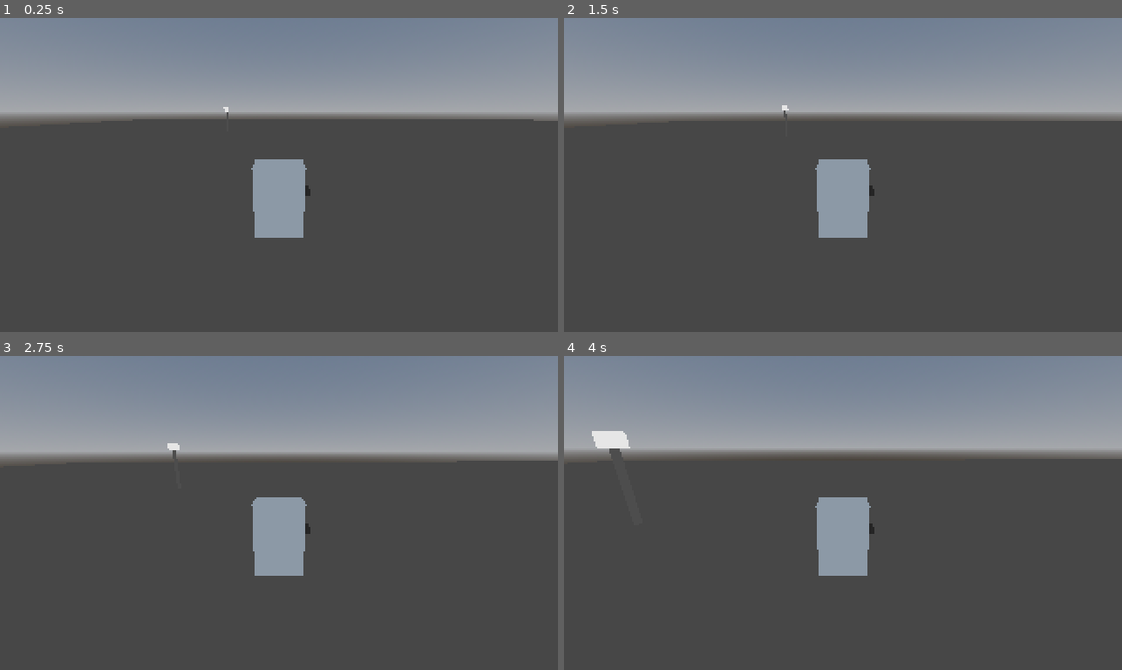
Above: before the commit, frames 1-4 (two rows, left to right).
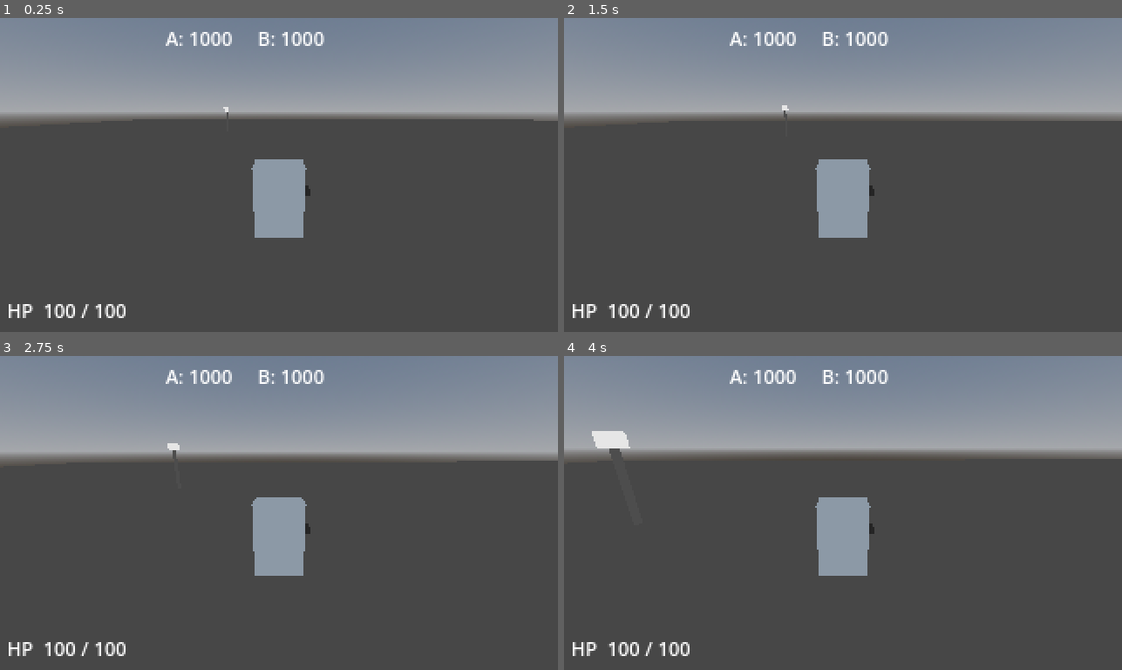
Above: after the commit, the same moments.

Repository: jonathandaley/Hardpoint
Game: Godot game, scene res://scenes/arena/Arena.tscn
The game is run twice, just before and just after one commit, with the same random seed, the same clock (stepped at 60 frames per second) and the same inputs.
Inputs (mouse positions are in pixels of both pictures, inside the frame that each line leads up to):
- Up to frame 1 (0.25 s): no input
- Up to frame 2 (1.5 s): tap Enter at 0.5 s; move the mouse to (870, 175) at 0.52 s; press the mouse at (870, 175) at 0.53 s; hold W (move_forward) from 0.53 s (still down); tap Space at 1.25 s; move the mouse to (815, 175) at 1.27 s; release the mouse at (815, 175) at 1.28 s; right-click (815, 175) at 1.35 s
- Up to frame 3 (2.75 s): keep holding W (move_forward); tap Enter at 2 s; move the mouse to (290, 506) at 2.02 s; press the mouse at (290, 506) at 2.03 s
- Up to frame 4 (4 s): keep holding W (move_forward); move the mouse to (837, 519) at 2.77 s; release the mouse at (837, 519) at 2.78 s; right-click (837, 519) at 2.85 s; move the mouse to (887, 516) at 3.52 s; press the mouse at (887, 516) at 3.53 s

The runs differ from the first frame. In frame 1, 1.0% of the frame differs, in the area x 1-59%, y 4-96%; in frame 2, 1.0%; in frame 3, 1.0%; in frame 4, 1.0%.

Commit message:
Add minimal HUD: health and scores
CanvasLayer with two labels at 320x180 resolution:
- HP label bottom-left: "HP  80 / 100"
- Score label top-centre: "A: 1000     B: 1000"

HUD.setup(match_node, player_mech) called from Arena._ready()
after match starts. Labels update each frame via _process.

Co-Authored-By: Claude Sonnet 4.6 <noreply@anthropic.com>

Diff:
--- a/scenes/arena/Arena.gd
+++ b/scenes/arena/Arena.gd
@@ -4,6 +4,7 @@
 @onready var match_node: Node = $BeaconMatch
 @onready var player_mech: CharacterBody3D = $PlayerMech
 @onready var bot_mech: CharacterBody3D = $BotMech
+@onready var hud: CanvasLayer = $HUD
 
 var _player: Node
 var _bot_player: Node
@@ -13,6 +14,7 @@
 	_setup_players()
 	match_node.match_ended.connect(_on_match_ended)
 	match_node.start()
+	hud.setup(match_node, player_mech)
 	print("[Arena] Match started. Score to drain: %d" % match_node.score_limit)
 
 func _wire_beacons() -> void:
--- a/scenes/arena/Arena.tscn
+++ b/scenes/arena/Arena.tscn
@@ -1,9 +1,10 @@
-[gd_scene load_steps=10 format=3]
+[gd_scene load_steps=11 format=3]
 
 [ext_resource type="Script" path="res://scenes/arena/Arena.gd" id="1"]
 [ext_resource type="Script" path="res://scripts/BeaconMatch.gd" id="2"]
 [ext_resource type="PackedScene" path="res://scenes/mech/Mech.tscn" id="3"]
 [ext_resource type="PackedScene" path="res://scenes/beacon/Beacon.tscn" id="4"]
+[ext_resource type="PackedScene" path="res://scenes/ui/HUD.tscn" id="11"]
 
 [sub_resource type="ProceduralSkyMaterial" id="5"]
 
@@ -64,3 +65,5 @@
 
 [node name="Beacon3" parent="." instance=ExtResource("4")]
 transform = Transform3D(1, 0, 0, 0, 1, 0, 0, 0, 1, 28, 0, 28)
+
+[node name="HUD" parent="." instance=ExtResource("11")]
--- /dev/null
+++ b/scenes/ui/HUD.tscn
@@ -0,0 +1,22 @@
+[gd_scene load_steps=1 format=3]
+
+[ext_resource type="Script" path="res://scripts/HUD.gd" id="1"]
+
+[node name="HUD" type="CanvasLayer"]
+script = ExtResource("1")
+
+[node name="HealthLabel" type="Label" parent="."]
+offset_left = 4.0
+offset_top = 160.0
+offset_right = 160.0
+offset_bottom = 176.0
+theme_override_font_sizes/font_size = 11
+text = "HP  100 / 100"
+
+[node name="ScoreLabel" type="Label" parent="."]
+offset_left = 95.0
+offset_top = 4.0
+offset_right = 225.0
+offset_bottom = 18.0
+theme_override_font_sizes/font_size = 11
+text = "A: 1000     B: 1000"
--- /dev/null
+++ b/scripts/HUD.gd
@@ -0,0 +1,22 @@
+extends CanvasLayer
+
+@onready var health_label: Label = $HealthLabel
+@onready var score_label: Label = $ScoreLabel
+
+var _match: Node = null
+var _player_mech: Node = null
+
+func setup(match_node: Node, player_mech: Node) -> void:
+	_match = match_node
+	_player_mech = player_mech
+
+func _process(_delta: float) -> void:
+	if _player_mech != null:
+		var hp := _player_mech.get("health") as float
+		var max_hp := _player_mech.get("max_health") as float
+		if _player_mech.get("health") != null:
+			health_label.text = "HP  %d / %d" % [hp, max_hp]
+
+	if _match != null:
+		var scores: Array = _match.get("scores")
+		score_label.text = "A: %d     B: %d" % [scores[0], scores[1]]
